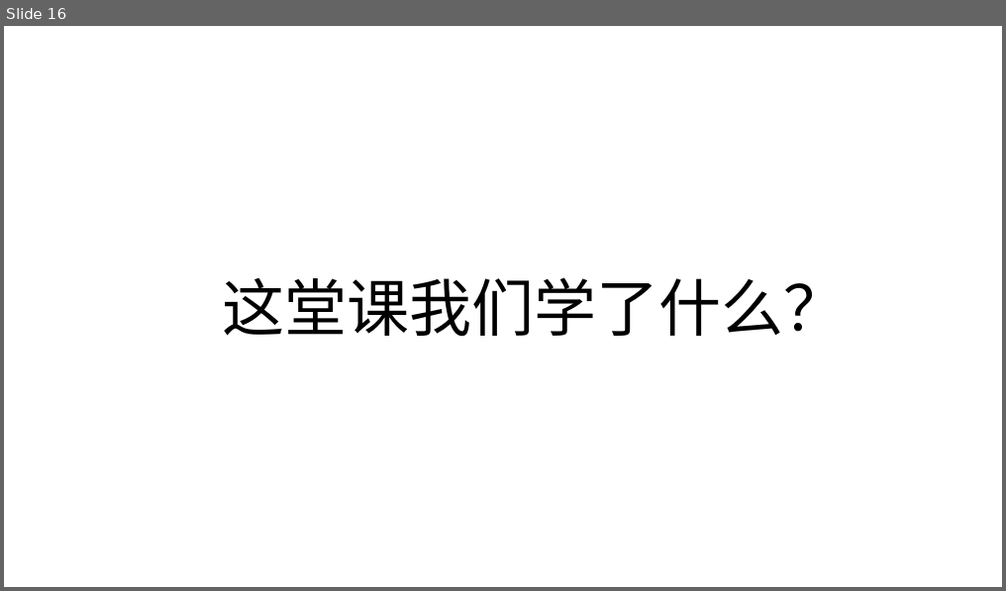
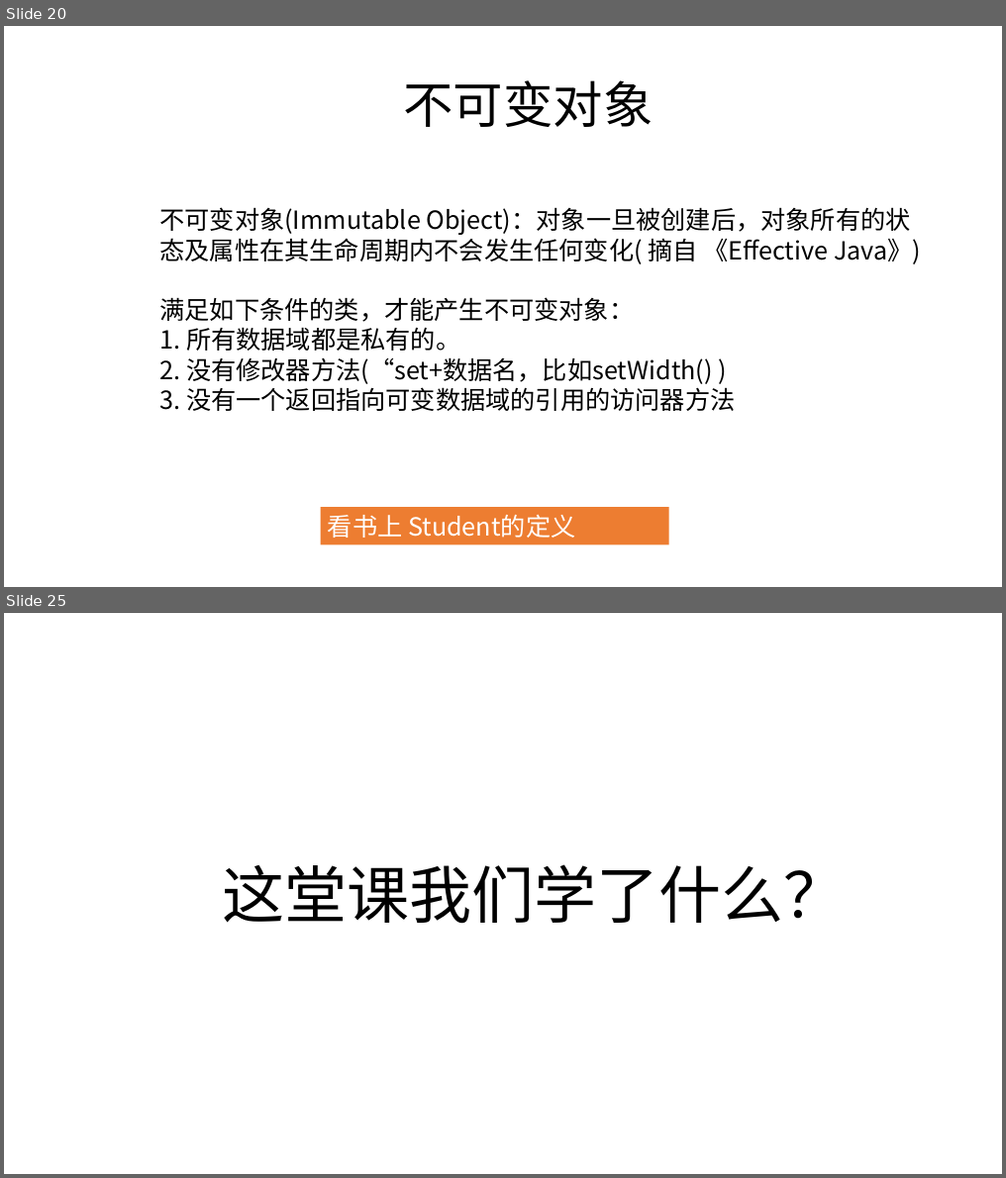
Before and after one commit to zjyesir/hmc_java_1, a slide deck: ppt/9. 对象和类.pptx. Shown one above the other, each under a label of ours: slide 16 before the commit, slides 20 and 25 after it; the slides between them are not shown. The pictures are 1006x591 and 1006x1178 pixels, drawn with LibreOffice and Linux fonts; fonts in the diff are those of the drawing; background and template pictures are left out. Boxes give left, top, right and bottom in pixels: in the first picture for what was removed or moved away, otherwise in the second. Text is boxed around its words. In the diff, an @@ line names an element or a change of style, - is before the commit and + after.

Commit message:
对象和类 ppt做完

```diff
--- a/ppt/9. 对象和类.pptx
+++ b/ppt/9. 对象和类.pptx
@@ slide 20 added at bbox=[4, 26, 1002, 587], background picture (left out) @@
@@ text added at bbox=[403, 80, 652, 127], 48 pt, text #000000 @@
+不可变对象
@@ text added at bbox=[159, 207, 921, 411], 24 pt, text #000000 @@
+不可变对象(Immutable Object)：对象一旦被创建后，对象所有的状态及属性在其生命周期内不会发生任何变化( 摘自 《Effective Java》)
+满足如下条件的类，才能产生不可变对象：
+1. 所有数据域都是私有的。
+2. 没有修改器方法(“set+数据名，比如setWidth() )
+3. 没有一个返回指向可变数据域的引用的访问器方法
@@ rectangle added at bbox=[321, 507, 669, 545], fill #ED7D31, 24 pt, text #FFFFFF @@
+看书上 Student的定义
@@ what was slide 16 is now slide 25 @@
```
Also in this commit, not shown: 3 slides changed, 18 other slides added, 10 slides removed, 3 other files.
